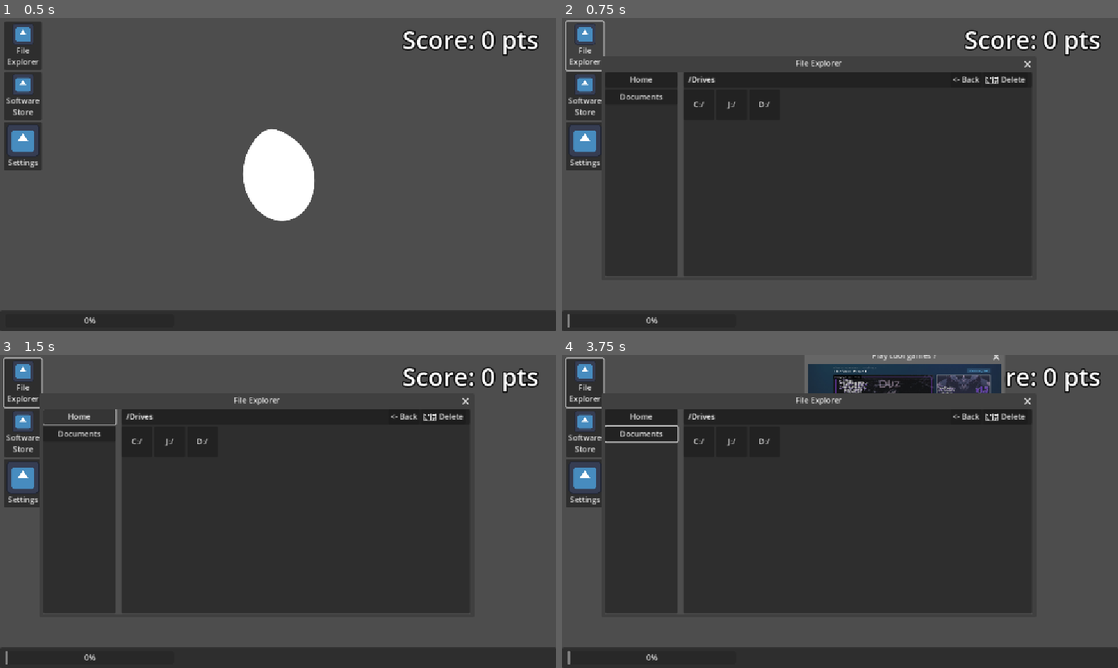
Above: before the commit, frames 1-4 (two rows, left to right).
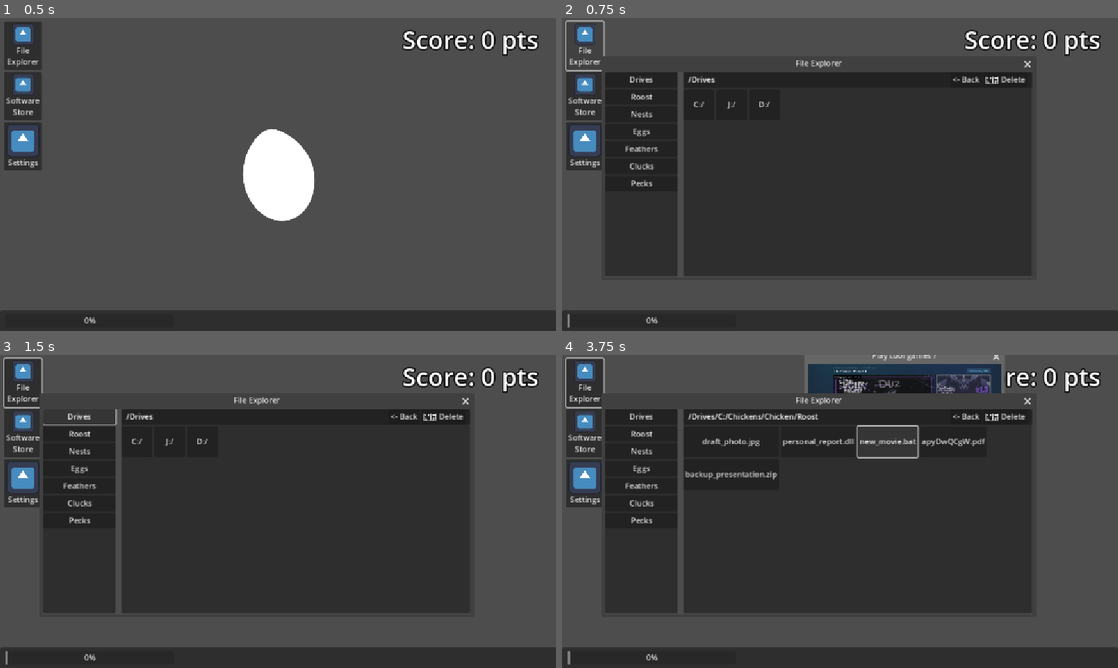
Above: after the commit, the same moments.

Repository: HA-Synchro/VirusControl
Game: Godot game, scene res://scenes/main.tscn
Same seed, same stepped clock (60 frames per second), same inputs: the game is played once before the commit and once after it. The engine's default icon, where the game draws it, is replaced by a stand-in: a white triangle on a blue panel in a dark square.
Inputs (mouse positions are in pixels of both pictures, inside the frame that each line leads up to):
- Up to frame 1 (0.5 s): no input
- Up to frame 2 (0.75 s): click "File Explorer" at 0.5 s
- Up to frame 3 (1.5 s): click (77, 417) at 1.25 s, where only the run before the commit has a clickable "Home"
- Up to frame 4 (3.75 s): click (639, 417) at 2 s, where only the run after the commit has a clickable "Drives"; click (639, 433) at 2.75 s, where only the run before the commit has a clickable "Documents"; click (890, 442) at 3.5 s, where only the run after the commit has a clickable "new_movie.bat"

Frame 1 is identical in both runs. In frame 2, 0.4% of the frame differs, in the area x 10-19%, y 18-54%; in frame 3, 0.4%; in frame 4, 1.8%, in the area x 7-77%, y 18-54%.

Commit message:
Added sidebar shortcuts

Diff:
--- a/scenes/file_explorer/file_explorer.gd
+++ b/scenes/file_explorer/file_explorer.gd
@@ -3,11 +3,22 @@
 @export var filesystem: FileSystem
 @export var grid_container: GridContainer
 @export var path_label: Label
+@export var sidebar_container: VBoxContainer
 var selected_file : String
-
 
 func _ready() -> void:
 	update_ui()
+	var shortcuts = filesystem.get_sidebar_shortcuts()
+
+	for path in shortcuts:
+		var button = Button.new()
+		button.text = path.back()  # Show only the last folder/drive name
+		button.tooltip_text = "/" + "/".join(path.slice(1, path.size()))  # Exclude "Drives"
+		button.connect("pressed", func():
+			filesystem.current_path = path.duplicate()
+			update_ui()
+		)
+		sidebar_container.add_child(button)
 
 func update_ui():
 	var folder = filesystem.get_current_folder()
@@ -33,9 +44,6 @@
 	await tween.finished
 	self.queue_free()
 
-func _on_home_pressed() -> void:
-	pass
-
 func _on_item_selected(_name) -> void:
 	var folder = filesystem.get_current_folder()
 	if typeof(folder[_name]) == TYPE_DICTIONARY:
--- a/scenes/file_explorer/file_explorer.tscn
+++ b/scenes/file_explorer/file_explorer.tscn
@@ -3,7 +3,7 @@
 [ext_resource type="Script" uid="uid://dkohr6ruhcrd0" path="res://scenes/file_explorer/file_explorer.gd" id="1_ks2b6"]
 [ext_resource type="Resource" uid="uid://boag0yytgn8w8" path="res://utils/resources/file_system_data.tres" id="2_rupmg"]
 
-[node name="FileExplorer" type="Window" node_paths=PackedStringArray("grid_container", "path_label")]
+[node name="FileExplorer" type="Window" node_paths=PackedStringArray("grid_container", "path_label", "sidebar_container")]
 title = "File Explorer"
 position = Vector2i(89, 111)
 size = Vector2i(885, 425)
@@ -11,6 +11,7 @@
 filesystem = ExtResource("2_rupmg")
 grid_container = NodePath("HSplitContainer/MainExplorer/VBoxContainer/GridContainer")
 path_label = NodePath("HSplitContainer/MainExplorer/VBoxContainer/PanelContainer/MarginContainer/HBoxContainer/PathLabel")
+sidebar_container = NodePath("HSplitContainer/Sidebar/VBoxContainer")
 
 [node name="HSplitContainer" type="HSplitContainer" parent="."]
 anchors_preset = 15
@@ -25,14 +26,6 @@
 
 [node name="VBoxContainer" type="VBoxContainer" parent="HSplitContainer/Sidebar"]
 layout_mode = 2
-
-[node name="Home" type="Button" parent="HSplitContainer/Sidebar/VBoxContainer"]
-layout_mode = 2
-text = "Home"
-
-[node name="Documents" type="Button" parent="HSplitContainer/Sidebar/VBoxContainer"]
-layout_mode = 2
-text = "Documents"
 
 [node name="MainExplorer" type="PanelContainer" parent="HSplitContainer"]
 layout_mode = 2
@@ -73,6 +66,5 @@
 columns = 4
 
 [connection signal="close_requested" from="." to="." method="_on_close_requested"]
-[connection signal="pressed" from="HSplitContainer/Sidebar/VBoxContainer/Home" to="." method="_on_home_pressed"]
 [connection signal="pressed" from="HSplitContainer/MainExplorer/VBoxContainer/PanelContainer/MarginContainer/HBoxContainer/BackButton" to="." method="_on_back_button_pressed"]
 [connection signal="pressed" from="HSplitContainer/MainExplorer/VBoxContainer/PanelContainer/MarginContainer/HBoxContainer/DeleteButton" to="." method="_on_delete_button_pressed"]
--- a/utils/autoloads/file_system.gd
+++ b/utils/autoloads/file_system.gd
@@ -5,6 +5,7 @@
 var current_path: Array = ["Drives"]
 var virus_file_name: String = ""
 var virus_file_path: Array = []
+var sidebar_shortcuts := []
 
 func _init():
 	randomize()
@@ -125,6 +126,24 @@
 
 	return result
 
+func get_sidebar_shortcuts() -> Array:
+	var shortcuts = []
+
+	shortcuts.append(["Drives"])
+
+	var chicken_path = ["Drives", "C:", "Chickens", "Chicken"]
+	var current = data
+	for part in chicken_path:
+		if not current.has(part):
+			return shortcuts
+		current = current[part]
+
+	for folder in current.keys():
+		if typeof(current[folder]) == TYPE_DICTIONARY:
+			shortcuts.append(chicken_path + [folder])
+
+	return shortcuts
+
 func get_current_folder() -> Dictionary:
 	var folder = data
 	for part in current_path:
